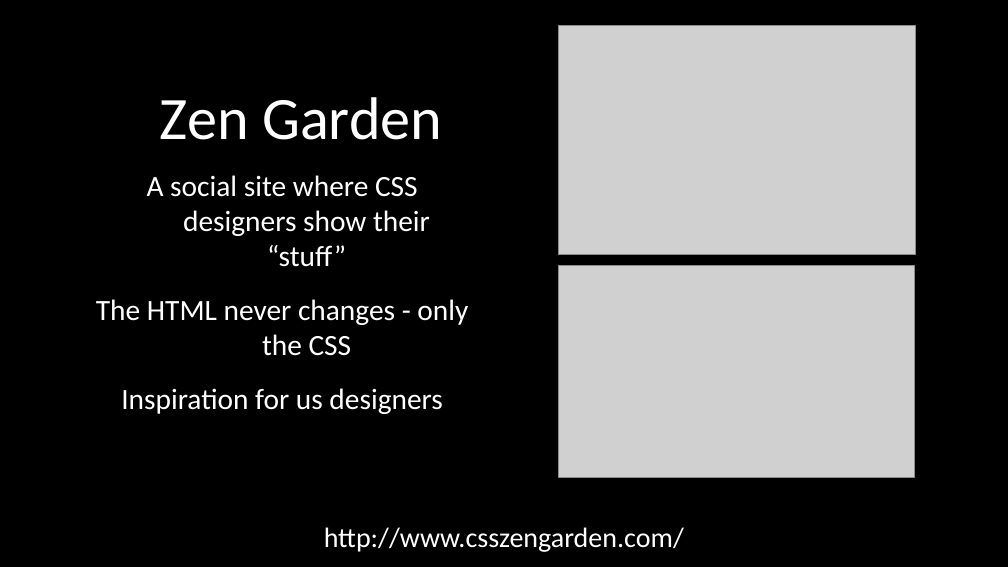
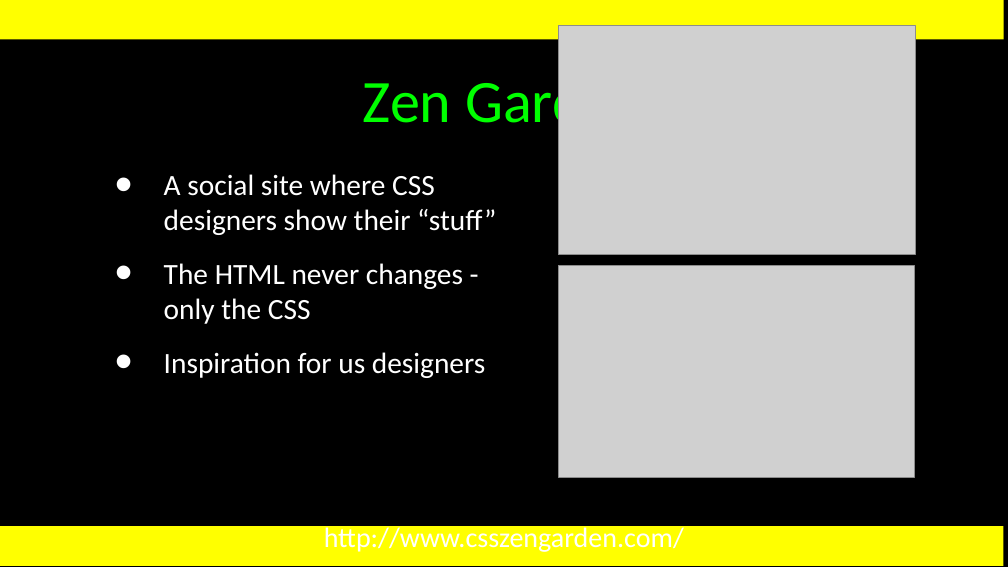
Before and after one commit to csev/wa4e, a slide deck: slide 32 of lectures/Web-03-CSS.ppt (slide 33 before the commit). Drawn at 1008x567 pixels with LibreOffice and Linux fonts; fonts in the diff are those of the drawing; grey boxes stand for pictures. Boxes give left, top, right and bottom in pixels: in the first picture for what was removed or moved away, otherwise in the second. Text is boxed around its words. In the diff, an @@ line names an element or a change of style, - is before the commit and + after.

```diff
--- a/lectures/Web-03-CSS.ppt
+++ b/lectures/Web-03-CSS.ppt
@@ rectangle added at bbox=[0, 0, 1004, 40], fill #FFFF00 @@
@@ title "Zen Garden": place and size @@
-title "Zen Garden" at bbox=[160, 97, 442, 140]
+title "Zen Garden" at bbox=[363, 72, 645, 136]
@@ title "Zen Garden" at bbox=[363, 72, 645, 136]: text colour #FFFFFF to #00FF00; vertical alignment bottom to middle @@
@@ text "A social site where CSS ...": place and size @@
-text "A social site where CSS ..." at bbox=[96, 175, 468, 414]
+text "A social site where CSS ..." at bbox=[164, 174, 496, 378]
@@ text "A social site where CSS ..." at bbox=[164, 174, 496, 378]: alignment centre to left; bullet none to • @@
@@ rectangle added at bbox=[0, 526, 1004, 566], fill #FFFF00 @@
```
Also in this commit, not shown: 29 other slides changed, 4 slides added, 5 slides removed, 1 other file.
